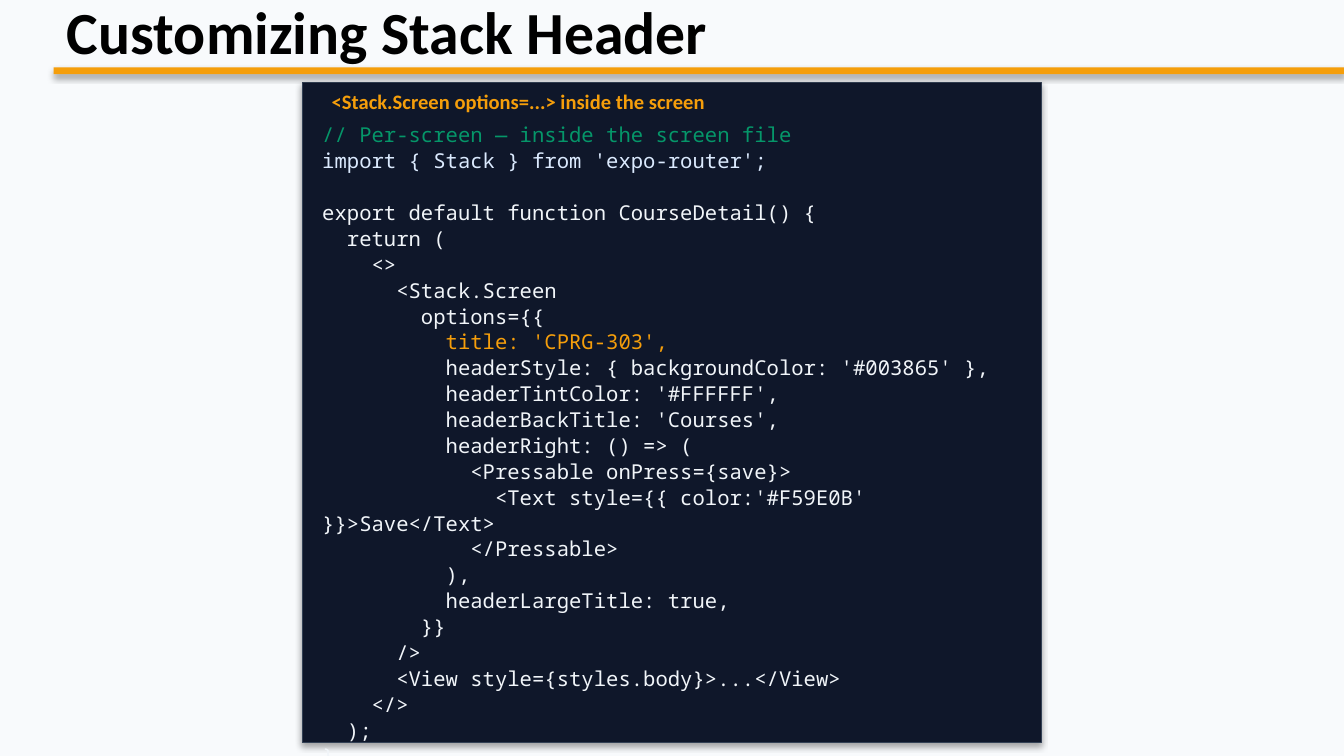
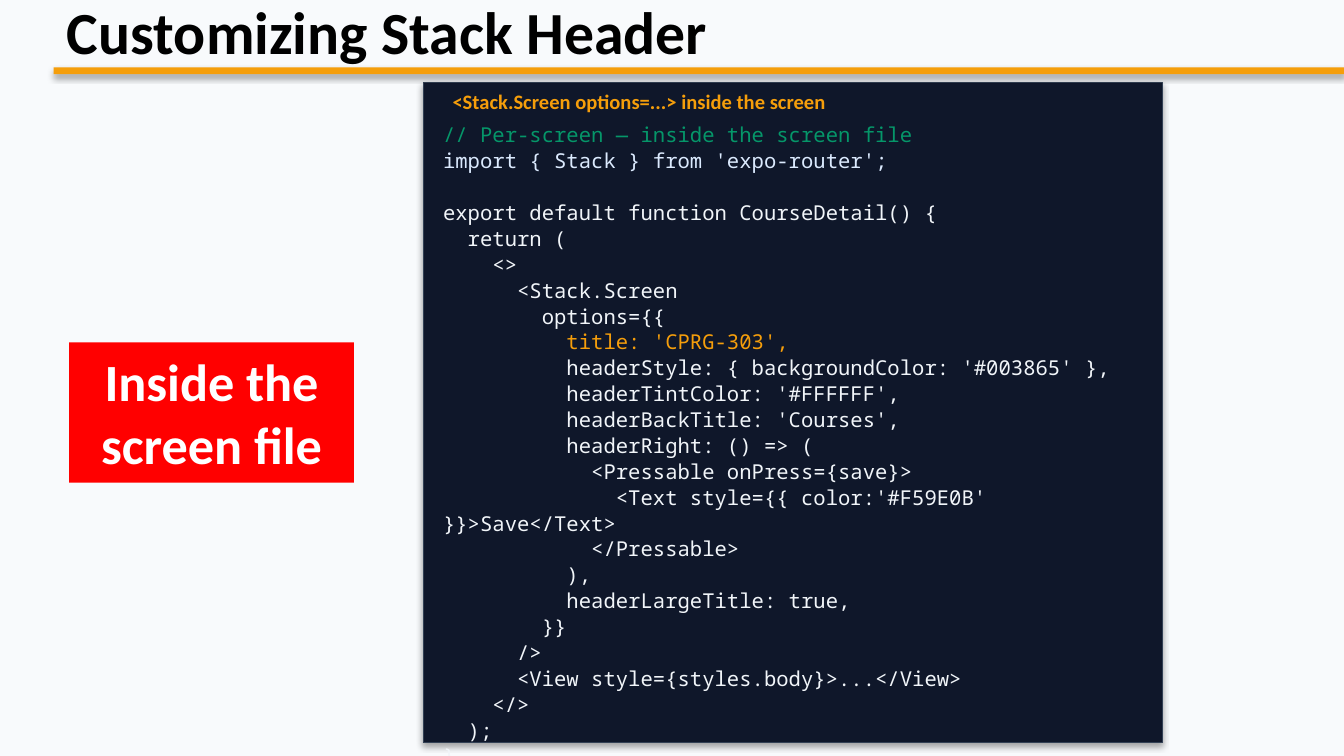
Before and after one commit to wlasitz-jeremy/Mobile-Application-Development-CPRG-303, a slide deck: slide 11 of Unit 4/Stack_Navigation_Updated.pptx. Drawn at 1344x756 pixels with LibreOffice and Linux fonts; fonts in the diff are those of the drawing. Boxes give left, top, right and bottom in pixels: in the first picture for what was removed or moved away, otherwise in the second. Text is boxed around its words. In the diff, an @@ line names an element or a change of style, - is before the commit and + after.

```diff
--- a/Unit 4/Stack_Navigation_Updated.pptx
+++ b/Unit 4/Stack_Navigation_Updated.pptx
@@ 2 texts, 1 rectangle: place and size @@
-2 texts, 1 rectangle at [302, 82, 1042, 743]
+2 texts, 1 rectangle at [423, 82, 1163, 743]
@@ rectangle added at [70, 343, 355, 482], fill #FF0000, 28 pt, text #FFFFFF, bold @@
+Inside the screen file
```
Also in this commit, not shown: 7 other slides changed, 1 slide added, 36 other files.
